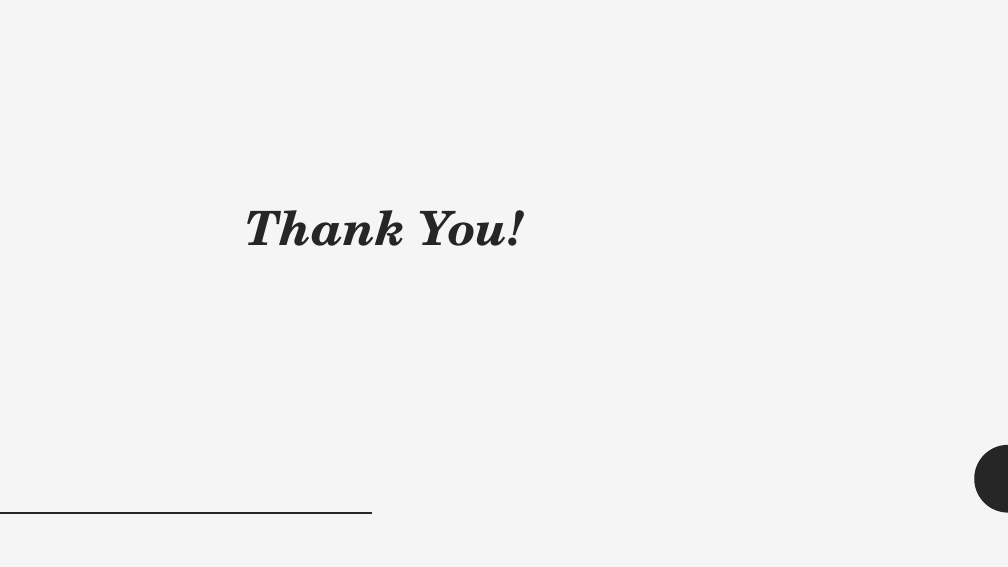
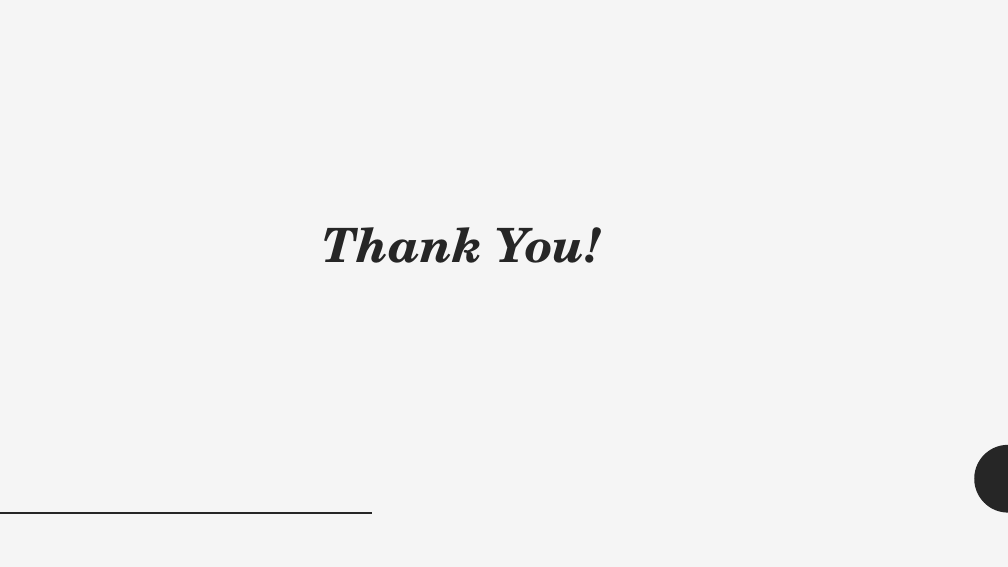
Before and after one commit to agsarthak/Chicago-Crime-Dataset-ML, a slide deck: slide 15 of ADSFinalProposal.pptx (slide 11 before the commit). Drawn at 1008x567 pixels with LibreOffice and Linux fonts; fonts in the diff are those of the drawing. Boxes give left, top, right and bottom in pixels: in the first picture for what was removed or moved away, otherwise in the second. Text is boxed around its words. In the diff, an @@ line names an element or a change of style, - is before the commit and + after.

Commit message:
final commit

```diff
--- a/ADSFinalProposal.pptx
+++ b/ADSFinalProposal.pptx
@@ title "Thank You!": place and size @@
-title "Thank You!" at (245,210,524,246)
+title "Thank You!" at (322,227,601,263)
```
Also in this commit, not shown: 4 slides added.
